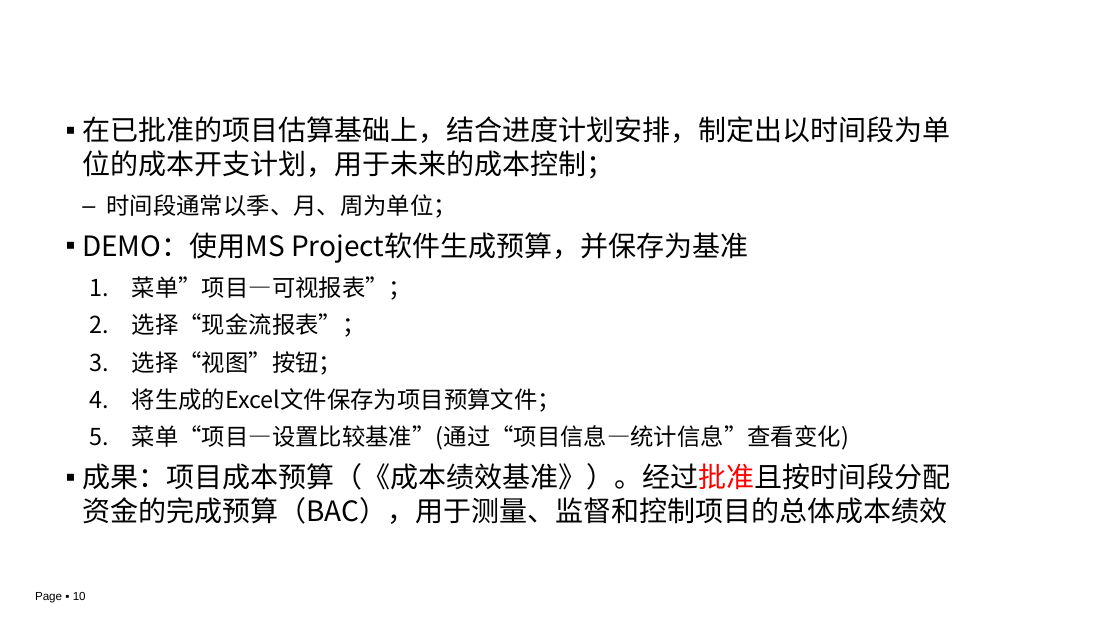
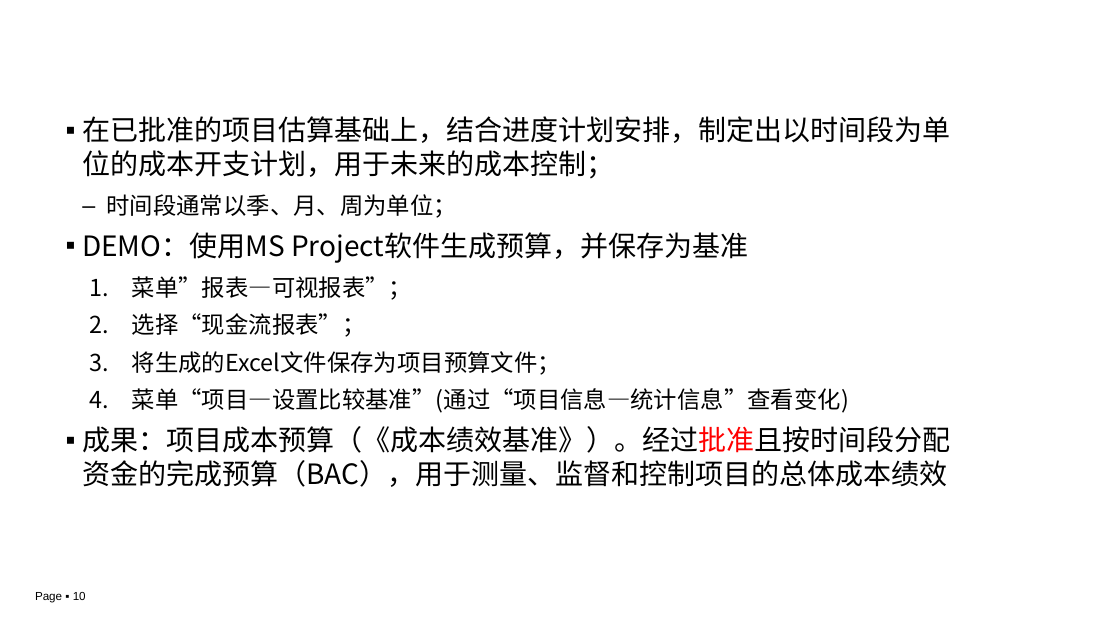
Before and after one commit to edu2act/course-IT-Project-Management, a slide deck: slide 10 of materials/slides/ch03-3.pptx. Drawn at 1120x630 pixels with LibreOffice and Linux fonts; fonts in the diff are those of the drawing; background and template pictures are left out. Boxes give left, top, right and bottom in pixels: in the first picture for what was removed or moved away, otherwise in the second. Text is boxed around its words. In the diff, an @@ line names an element or a change of style, - is before the commit and + after.

Commit message:
modify

```diff
--- a/materials/slides/ch03-3.pptx
+++ b/materials/slides/ch03-3.pptx
@@ text at box(132, 276, 412, 300): text changed @@
-  1. 菜单”项目—可视报表”；
+  1. 菜单”报表—可视报表”；
@@ text at box(132, 351, 342, 375): paragraph removed @@
-  3. 选择“视图”按钮；
```
